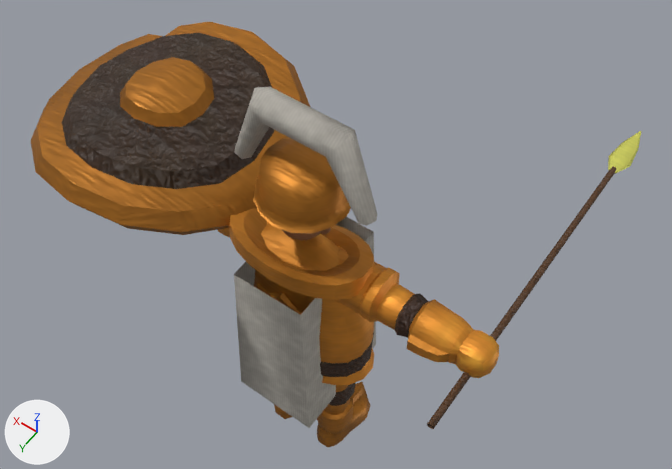
The glTF model csharp/Unciv.Godot/Packs/units/models/unit/Hoplite.glb: old version first, new version second.
Camera for both pictures: a camera (50 mm lens) standing at (-0.639, 0.801, 2.01) and looking at (0.068, -0.19, 0.454). Lighting does not change. The marker at lower left points along +X, +Y and +Z. The first picture is the older version. Where no turn or scale is listed for an object, it has been applied to the vertices. Vertices at exactly the same position are counted once.

Objects in the first picture: 'Round_Shield', 'Spear', 'Warrior'.
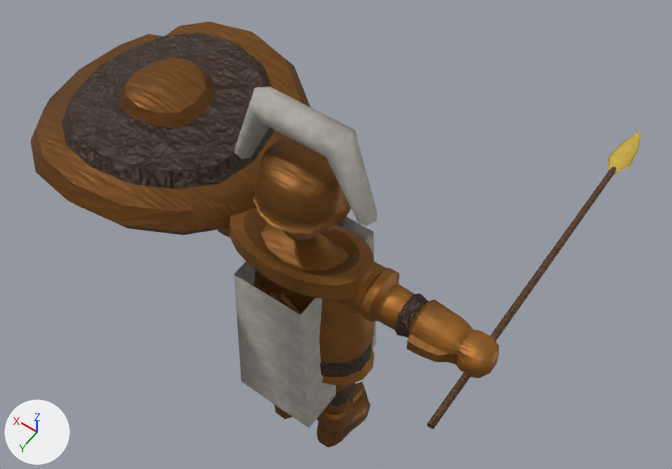
Where the change shows, as pixel boxes (x1, y1, x2, y2) in the pictures (672 x 469 px):
part 1 of me_mesh_skinned, recoloured (orange to brown)
    both: (218, 137, 480, 447)
part 2 of me_mesh_skinned, recoloured
    both: (223, 225, 499, 378)
part 3 of me_mesh_round_shield, recoloured (orange to brown)
    both: (31, 22, 310, 235)

The change, as a list of edits to the scene's bpy script:
```text
Change me_mesh_skinned:
    where me_mesh_skinned.from_pydata(...)  # 2453 vertices, 4568 faces; spans x -0.394..0.394, y -0.123..0.126, z 0.011..1.015
    used by ob_warrior; location = (0.0, 0.0, -0.011)
    me_mesh_skinned part 1: 2079 faces centred in x -0.344..0.376, y -0.117..0.104, z 0.012..0.902 are repainted in the vertex colours; the middle colour goes from orange #d78b2e to brown #935f26
    me_mesh_skinned part 2: 779 faces centred in x -0.394..0.394, y -0.088..0.068, z 0.186..0.714 are repainted in the vertex colours; the middle colour goes from orange #ffa93b to brown #b2752e
Change me_mesh_round_shield:
    where me_mesh_round_shield.from_pydata(...)  # 151 vertices, 284 faces; spans x -0.271..0.271, y -0.271..0.271, z -0.089..0.115
    used by ob_round_shield; location = (0.364, -0.06, 0.722)
    me_mesh_round_shield part 3: 174 faces centred in x -0.258..0.258, y -0.258..0.258, z -0.048..0.106 are repainted in the vertex colours; the middle colour goes from orange #c27e2e to brown #855622
```
